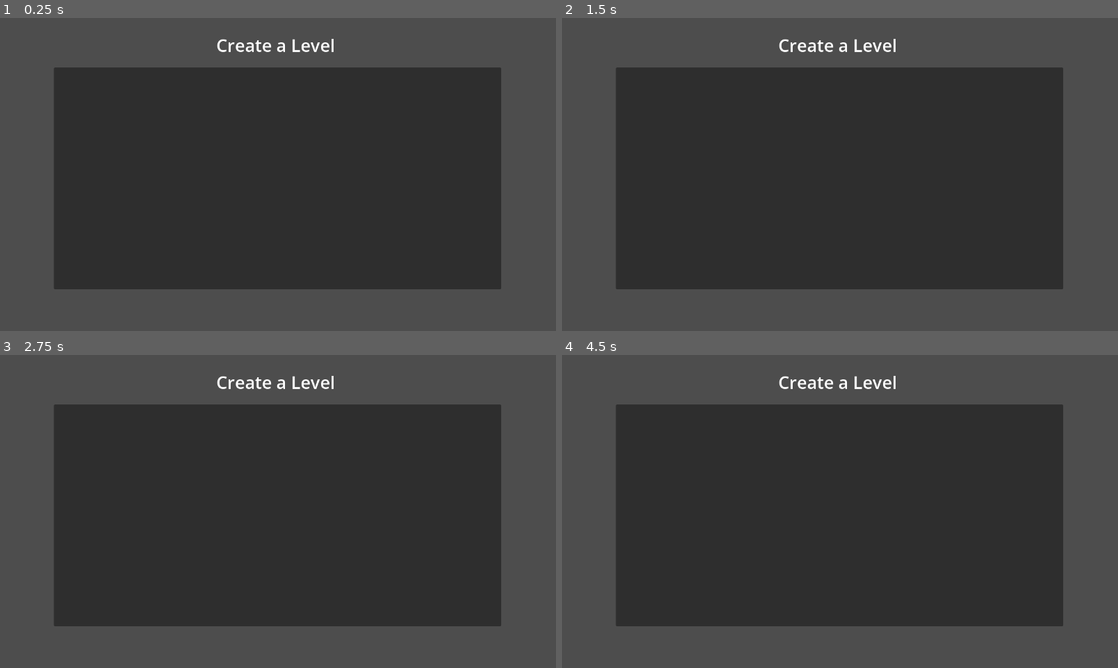
Above: before the commit, frames 1-4 (two rows, left to right).
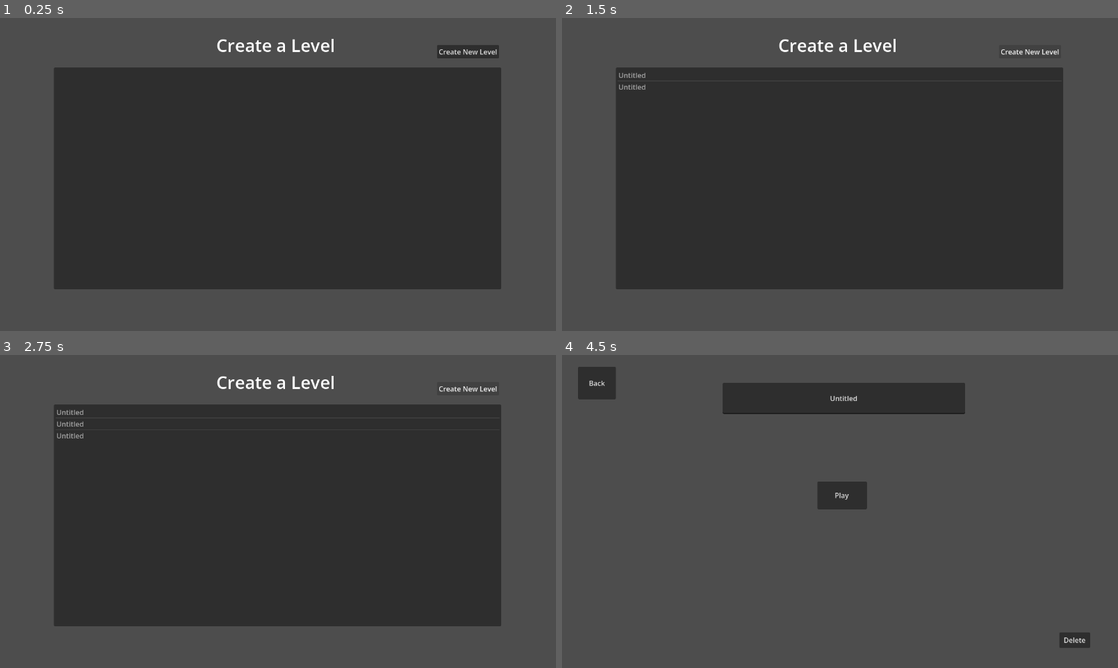
Above: after the commit, the same moments.

Repository: jzhang1890/level_editor
Game: Godot game, scene res://scenes/rooms/level_browser.tscn
The game is run twice, just before and just after one commit, with the same random seed, the same clock (stepped at 60 frames per second) and the same inputs.
Inputs (mouse positions are in pixels of both pictures, inside the frame that each line leads up to):
- Up to frame 1 (0.25 s): no input
- Up to frame 2 (1.5 s): click (1029, 52) at 0.5 s, where only the run after the commit has a clickable "Create New Level"; click (1029, 52) at 1.25 s, where only the run after the commit has a clickable "Create New Level"
- Up to frame 3 (2.75 s): click (467, 389) at 2 s, where only the run after the commit has a clickable "Create New Level"
- Up to frame 4 (4.5 s): tap Enter at 2.75, 4.25 s; move the mouse to (962, 495) at 2.77 s; tap Backspace at 2.85, 4.35 s; click (962, 495) at 2.92 s; tap Space at 3.5 s; drag from (728, 527) to (812, 574) at 3.52 s; move the mouse to (895, 442) at 4.27 s; click (895, 442) at 4.42 s

The runs differ from the first frame. In frame 1, 0.4% of the frame differs, in the area x 78-90%, y 8-13%; in frame 2, 0.2%; in frame 3, 0.2%; in frame 4, 59%, in the area x 2-95%, y 3-94%.

Commit message:
add level details screen to allow renaming and deletion of level

Diff:
--- a/editor_root.gd
+++ b/editor_root.gd
@@ -20,6 +20,7 @@
 
 # Editor modes
 enum EditorMode { BUILD, EDIT, DELETE }
+# On build tab at start
 var current_mode: EditorMode = EditorMode.BUILD
 
 # Default background path
@@ -36,7 +37,7 @@
 # Save path
 var current_save_path: String = "user://Levels/my_new_level.json"
 
-var current_level_name: String = "My Custom Level"
+var current_level_name: String = "Untitled"
 
 const GRID_SIZE: float = 64.0
 
@@ -55,17 +56,10 @@
 	if pause_menu:
 		pause_menu.visible = false
 
-	# Force the TabContainer back Build tab
-	if main_tab_container:
-		main_tab_container.current_tab = 0
-
 	# If the global script has a level queued up, load it immediately
 	if Global.level_to_load != "":
 		current_save_path = Global.level_to_load # Ensure we save over this exact file later
 		load_level(current_save_path)
-
-		# Clear the global variable so it doesn't accidentally load again next time
-		Global.level_to_load = ""
 
 func _unhandled_input(event: InputEvent) -> void:
 
@@ -280,6 +274,10 @@
 		bg_rect.texture = new_texture
 		current_bg_path = new_path # Update the variable so it saves correctly later
 
+# Tab switching logic
+func _on_main_tab_container_tab_changed(tab: int) -> void:
+	# 0 = Build, 1 = Edit, 2 = Delete
+	current_mode = tab as EditorMode
 
 # Pause Menu logic
 
@@ -332,14 +330,8 @@
 func _on_save_and_quit_button_pressed() -> void:
 	# Just combines save and quit logic
 	_on_save_button_pressed()
-	get_tree().change_scene_to_file("res://scenes/rooms/level_browser.tscn")
+	_on_quit_button_pressed()
 
 func _on_quit_button_pressed() -> void:
 	# Return to Level Browser scene
-	get_tree().change_scene_to_file("res://scenes/rooms/level_browser.tscn")
-
-
-# Tab switching logic
-func _on_main_tab_container_tab_changed(tab: int) -> void:
-	# 0 = Build, 1 = Edit, 2 = Delete
-	current_mode = tab as EditorMode
+	get_tree().change_scene_to_file("res://scenes/rooms/level_details.tscn")
--- a/level_browser.gd
+++ b/level_browser.gd
@@ -51,5 +51,40 @@
 	# 2. Store it in our Global script
 	Global.level_to_load = selected_path
 
-	# 3. Safely defer the scene change until the end of the frame
-	get_tree().call_deferred("change_scene_to_file", "res://editor_root.tscn")
+	# 3. Change to the new Details Hub instead of the Editor
+	get_tree().call_deferred("change_scene_to_file", "res://scenes/rooms/level_details.tscn")
+
+# New level button
+func _on_create_new_button_pressed() -> void:
+	# 1. Make sure the Levels folder exists
+	if not DirAccess.dir_exists_absolute("user://Levels"):
+		DirAccess.make_dir_absolute("user://Levels")
+
+	# 2. Find a unique file name so we don't overwrite existing "untitled" levels
+	var base_name = "untitled"
+	var file_name = base_name + ".json"
+	var file_path = "user://Levels/" + file_name
+	var counter = 1
+
+	# If "untitled.json" exists, try "untitled_1.json", "untitled_2.json", etc.
+	while FileAccess.file_exists(file_path):
+		file_name = base_name + "_" + str(counter) + ".json"
+		file_path = "user://Levels/" + file_name
+		counter += 1
+
+	# 3. Create the default starting data for a brand new level
+	var default_level_data: Dictionary = {
+		"level_name": "Untitled",
+		"background": "res://Sprites/Backgrounds/background1.png",
+		"items": []
+	}
+
+	# 4. Save the new JSON file to the drive
+	var file = FileAccess.open(file_path, FileAccess.WRITE)
+	if file:
+		var json_string = JSON.stringify(default_level_data, "\t")
+		file.store_string(json_string)
+		file.close()
+
+	# 5. Refresh the UI list so the level shows up
+	populate_list()
--- /dev/null
+++ b/level_details.gd
@@ -0,0 +1,54 @@
+extends Control
+
+@onready var name_edit: LineEdit = $NameEdit
+
+# We store the full parsed dictionary so we can save it back easily without losing the items
+var current_level_data: Dictionary = {}
+
+func _ready() -> void:
+	# 1. Open the JSON file passed from the Level Browser
+	if FileAccess.file_exists(Global.level_to_load):
+		var file = FileAccess.open(Global.level_to_load, FileAccess.READ)
+		var json_string = file.get_as_text()
+		file.close()
+
+		# 2. Parse it and extract the name
+		var parsed = JSON.parse_string(json_string)
+		if typeof(parsed) == TYPE_DICTIONARY:
+			current_level_data = parsed
+			if current_level_data.has("level_name"):
+				name_edit.text = current_level_data["level_name"]
+
+# --- RENAMING LOGIC ---
+func _on_name_edit_text_submitted(new_text: String) -> void:
+	# Update the dictionary with the newly typed name
+	current_level_data["level_name"] = new_text
+
+	# Save the updated dictionary back to the exact same JSON file
+	var file = FileAccess.open(Global.level_to_load, FileAccess.WRITE)
+	if file:
+		var json_string = JSON.stringify(current_level_data, "\t")
+		file.store_string(json_string)
+		file.close()
+
+	# Deselect the text box so they stop typing
+	name_edit.release_focus()
+
+# --- BUTTON LOGIC ---
+func _on_play_button_pressed() -> void:
+	# The Global.level_to_load is still intact, so the EditorRoot will catch it!
+	get_tree().change_scene_to_file("res://scenes/rooms/editor_root.tscn")
+
+func _on_delete_button_pressed() -> void:
+	# Delete the JSON file from the hard drive
+	if FileAccess.file_exists(Global.level_to_load):
+		DirAccess.remove_absolute(Global.level_to_load)
+
+	# Return to the browser
+	_on_back_button_pressed()
+
+func _on_back_button_pressed() -> void:
+	# Just go back without deleting
+	get_tree().change_scene_to_file("res://scenes/rooms/level_browser.tscn")
+	# Change level to load to None
+	Global.level_to_load = ""
--- a/editor_root.tscn
+++ b/scenes/rooms/editor_root.tscn
@@ -1,20 +1,20 @@
 [gd_scene format=3 uid="uid://cv61yr4jbuhfq"]
 
-[ext_resource type="Script" uid="uid://crrim6fs5r7pm" path="res://camera_2d.gd" id="1_51ree"]
-[ext_resource type="Script" uid="uid://bc1ws4485cqip" path="res://editor_root.gd" id="1_dsqd0"]
-[ext_resource type="Script" uid="uid://d210fgxhcoeiv" path="res://room_canvas.gd" id="2_lmmer"]
-[ext_resource type="Texture2D" uid="uid://chpalhh8twddv" path="res://Sprites/Backgrounds/background1.png" id="3_qqhf1"]
-[ext_resource type="Script" uid="uid://b5d70mqbd8735" path="res://editor_ui.gd" id="4_c2d34"]
+[ext_resource type="Script" uid="uid://bc1ws4485cqip" path="res://editor_root.gd" id="1_eufpp"]
+[ext_resource type="Script" uid="uid://crrim6fs5r7pm" path="res://camera_2d.gd" id="2_5dt4k"]
+[ext_resource type="Texture2D" uid="uid://chpalhh8twddv" path="res://Sprites/Backgrounds/background1.png" id="3_xxn6o"]
+[ext_resource type="Script" uid="uid://d210fgxhcoeiv" path="res://room_canvas.gd" id="4_uank4"]
+[ext_resource type="Script" uid="uid://b5d70mqbd8735" path="res://editor_ui.gd" id="5_b4iia"]
 
 [node name="EditorRoot" type="Node2D" unique_id=134942868]
-script = ExtResource("1_dsqd0")
+script = ExtResource("1_eufpp")
 
 [node name="Camera2D" type="Camera2D" parent="." unique_id=1900298284]
 position = Vector2(0, -360)
 limit_left = -2000
 limit_right = 2000
 limit_bottom = 1000
-script = ExtResource("1_51ree")
+script = ExtResource("2_5dt4k")
 
 [node name="BackgroundCanvas" type="ParallaxBackground" parent="." unique_id=190032692]
 scroll_ignore_camera_zoom = true
@@ -79,20 +79,6 @@
 layout_mode = 2
 metadata/_tab_index = 2
 
-[node name="ZoomInbutton" type="Button" parent="EditorUI" unique_id=430798285]
-offset_left = 269.0
-offset_top = 25.0
-offset_right = 310.0
-offset_bottom = 61.0
-text = "+"
-
-[node name="ZoomOutButton" type="Button" parent="EditorUI" unique_id=344751482]
-offset_left = 335.0
-offset_top = 24.0
-offset_right = 375.0
-offset_bottom = 62.0
-text = "-"
-
 [node name="SelectionMenu" type="HBoxContainer" parent="EditorUI" unique_id=1799396351]
 offset_left = 947.0
 offset_top = 26.0
@@ -102,13 +88,6 @@
 [node name="DeleteButton" type="Button" parent="EditorUI/SelectionMenu" unique_id=982780030]
 layout_mode = 2
 text = "Delete"
-
-[node name="PauseButton" type="Button" parent="EditorUI" unique_id=1775317177]
-offset_left = 1183.0
-offset_top = 29.0
-offset_right = 1238.0
-offset_bottom = 60.0
-text = "Pause"
 
 [node name="PauseMenu" type="ColorRect" parent="EditorUI" unique_id=300482010]
 anchors_preset = 15
@@ -164,13 +143,34 @@
 layout_mode = 2
 text = "Save and Quit"
 
+[node name="ZoomInbutton" type="Button" parent="EditorUI" unique_id=430798285]
+offset_left = 269.0
+offset_top = 25.0
+offset_right = 310.0
+offset_bottom = 61.0
+text = "+"
+
+[node name="ZoomOutButton" type="Button" parent="EditorUI" unique_id=344751482]
+offset_left = 335.0
+offset_top = 24.0
+offset_right = 375.0
+offset_bottom = 62.0
+text = "-"
+
+[node name="PauseButton" type="Button" parent="EditorUI" unique_id=1775317177]
+offset_left = 1183.0
+offset_top = 29.0
+offset_right = 1238.0
+offset_bottom = 60.0
+text = "Pause"
+
 [connection signal="tab_changed" from="EditorUI/EditorPanel/MainTabContainer" to="." method="_on_main_tab_container_tab_changed"]
 [connection signal="item_selected" from="EditorUI/EditorPanel/MainTabContainer/Build/ObjectsContainer/Obstacles" to="EditorUI" method="_on_obstacles_item_selected"]
-[connection signal="pressed" from="EditorUI/ZoomInbutton" to="." method="_on_zoom_in_button_pressed"]
-[connection signal="pressed" from="EditorUI/ZoomOutButton" to="." method="_on_zoom_out_button_pressed"]
 [connection signal="pressed" from="EditorUI/SelectionMenu/DeleteButton" to="." method="_on_delete_button_pressed"]
-[connection signal="pressed" from="EditorUI/PauseButton" to="." method="_on_pause_button_pressed"]
 [connection signal="pressed" from="EditorUI/PauseMenu/VBoxContainer/ResumeButton" to="." method="_on_resume_button_pressed"]
 [connection signal="pressed" from="EditorUI/PauseMenu/VBoxContainer/SaveButton" to="." method="_on_save_button_pressed"]
 [connection signal="pressed" from="EditorUI/PauseMenu/VBoxContainer/QuitButton" to="." method="_on_quit_button_pressed"]
 [connection signal="pressed" from="EditorUI/PauseMenu/VBoxContainer/SaveAndQuitButton" to="." method="_on_save_and_quit_button_pressed"]
+[connection signal="pressed" from="EditorUI/ZoomInbutton" to="." method="_on_zoom_in_button_pressed"]
+[connection signal="pressed" from="EditorUI/ZoomOutButton" to="." method="_on_zoom_out_button_pressed"]
+[connection signal="pressed" from="EditorUI/PauseButton" to="." method="_on_pause_button_pressed"]
--- a/scenes/rooms/level_browser.tscn
+++ b/scenes/rooms/level_browser.tscn
@@ -27,4 +27,13 @@
 offset_right = 1154.0
 offset_bottom = 624.0
 
+[node name="CreateNewButton" type="Button" parent="." unique_id=157391143]
+layout_mode = 0
+offset_left = 1006.0
+offset_top = 62.0
+offset_right = 1149.0
+offset_bottom = 93.0
+text = "Create New Level"
+
 [connection signal="item_selected" from="LevelList" to="." method="_on_level_list_item_selected"]
+[connection signal="pressed" from="CreateNewButton" to="." method="_on_create_new_button_pressed"]
--- /dev/null
+++ b/scenes/rooms/level_details.tscn
@@ -0,0 +1,56 @@
+[gd_scene format=3 uid="uid://bdv1v628je5mi"]
+
+[ext_resource type="Script" uid="uid://5c1i0keix3yp" path="res://level_details.gd" id="1_18tkw"]
+
+[node name="LevelDetails" type="Control" unique_id=1939457949]
+layout_mode = 3
+anchors_preset = 0
+offset_right = 40.0
+offset_bottom = 40.0
+script = ExtResource("1_18tkw")
+
+[node name="NameEdit" type="LineEdit" parent="." unique_id=1259389196]
+layout_mode = 0
+offset_left = 370.0
+offset_top = 64.0
+offset_right = 928.0
+offset_bottom = 136.0
+alignment = 1
+max_length = 50
+
+[node name="PlayButton" type="Button" parent="." unique_id=1227368028]
+layout_mode = 1
+anchors_preset = 8
+anchor_left = 0.5
+anchor_top = 0.5
+anchor_right = 0.5
+anchor_bottom = 0.5
+offset_left = 568.0
+offset_top = 271.0
+offset_right = 682.0
+offset_bottom = 335.0
+grow_horizontal = 2
+grow_vertical = 2
+text = "Play"
+
+[node name="DeleteButton" type="Button" parent="." unique_id=63414847]
+layout_mode = 0
+offset_left = 1145.0
+offset_top = 638.0
+offset_right = 1216.0
+offset_bottom = 674.0
+text = "Delete
+"
+
+[node name="BackButton" type="Button" parent="." unique_id=447510201]
+layout_mode = 0
+offset_left = 37.0
+offset_top = 27.0
+offset_right = 124.0
+offset_bottom = 102.0
+text = "Back"
+
+[connection signal="text_submitted" from="NameEdit" to="." method="_on_name_edit_text_submitted"]
+[connection signal="pressed" from="PlayButton" to="." method="_on_play_button_pressed"]
+[connection signal="pressed" from="DeleteButton" to="." method="_on_delete_button_pressed"]
+[connection signal="pressed" from="BackButton" to="." method="_on_back_button_pressed"]
Not shown, added: level_details.gd.uid
Not shown: 1 places in scenes/rooms/editor_root.tscn that only renumber resources
